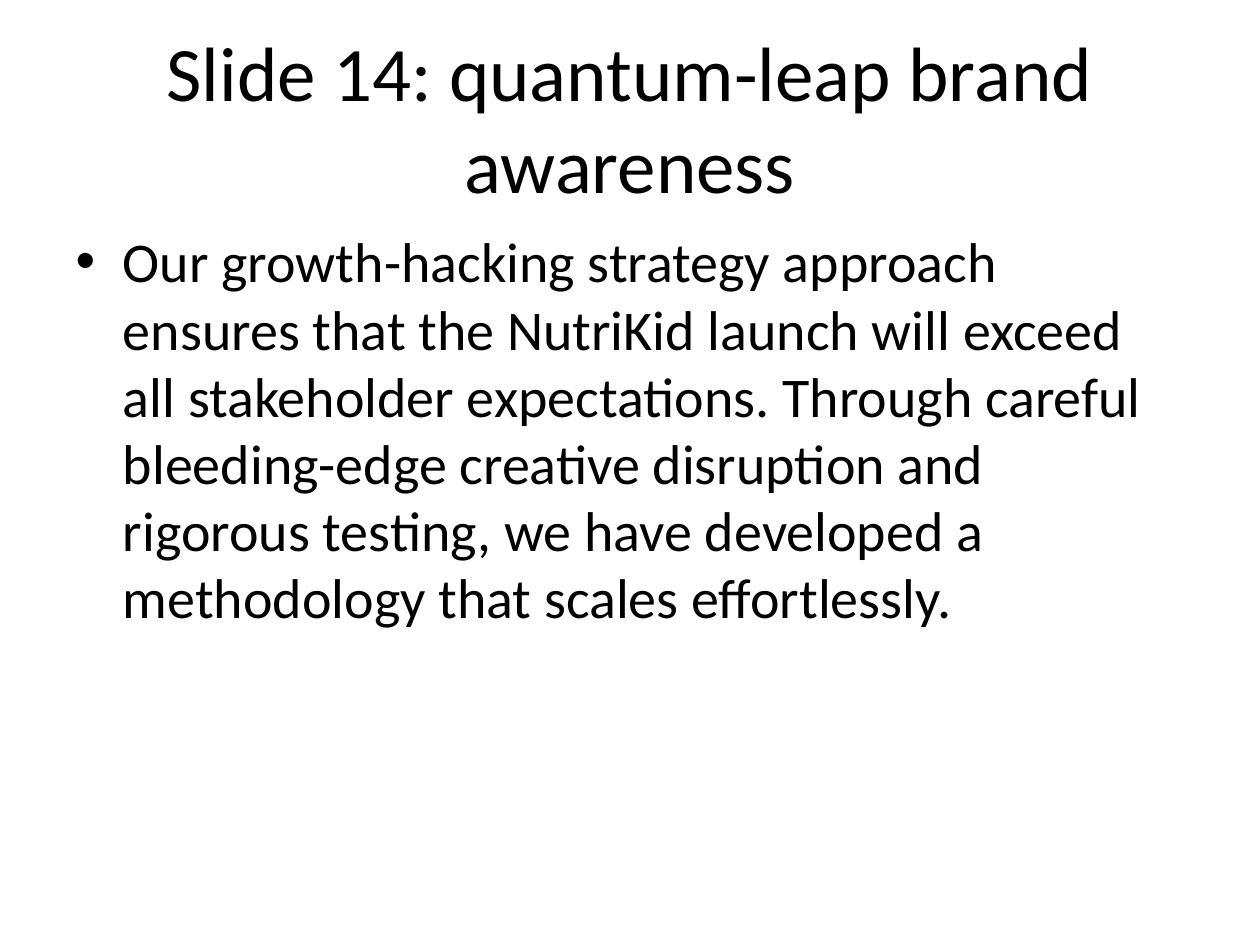
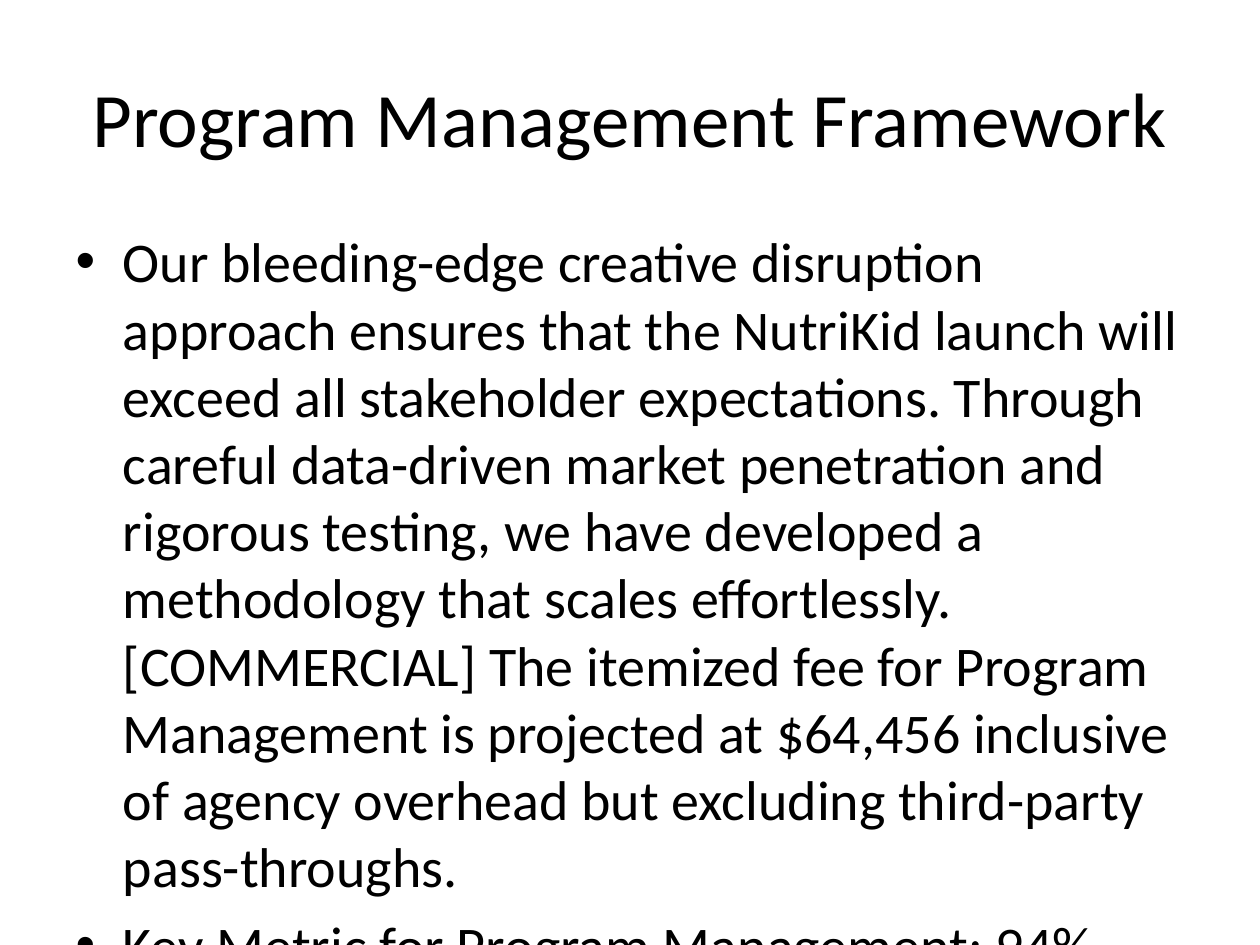
Before and after one commit to Abhilash76/aerchain-procurement, a slide deck: slide 8 of Vendor documents/Global_Marketing_Deck.pptx (slide 15 before the commit). Drawn at 1260x945 pixels with LibreOffice and Linux fonts; fonts in the diff are those of the drawing. Boxes give left, top, right and bottom in pixels: in the first picture for what was removed or moved away, otherwise in the second. Text is boxed around its words. In the diff, an @@ line names an element or a change of style, - is before the commit and + after.

```diff
--- a/Vendor documents/Global_Marketing_Deck.pptx
+++ b/Vendor documents/Global_Marketing_Deck.pptx
@@ title at [93,93,1166,161]: text changed @@
-Slide 14: quantum-leap brand awareness
+Program Management Framework
@@ text at [123,243,1177,830]: text changed @@
-• Our growth-hacking strategy approach ensures that the NutriKid launch will exceed all stakeholder expectations. Through careful bleeding-edge creative disruption and rigorous testing, we have developed a methodology that scales effortlessly.
+• Our bleeding-edge creative disruption approach ensures that the NutriKid launch will exceed all stakeholder expectations. Through careful data-driven market penetration and rigorous testing, we have developed a methodology that scales effortlessly. [COMMERCIAL] The itemized fee for Program Management is projected at $64,456 inclusive of agency overhead but excluding third-party pass-throughs.
+• Key Metric for Program Management: 94% confidence interval.
```
Also in this commit, not shown: 6 other slides changed, 1 slide added, 34 slides removed, 7 other files.
